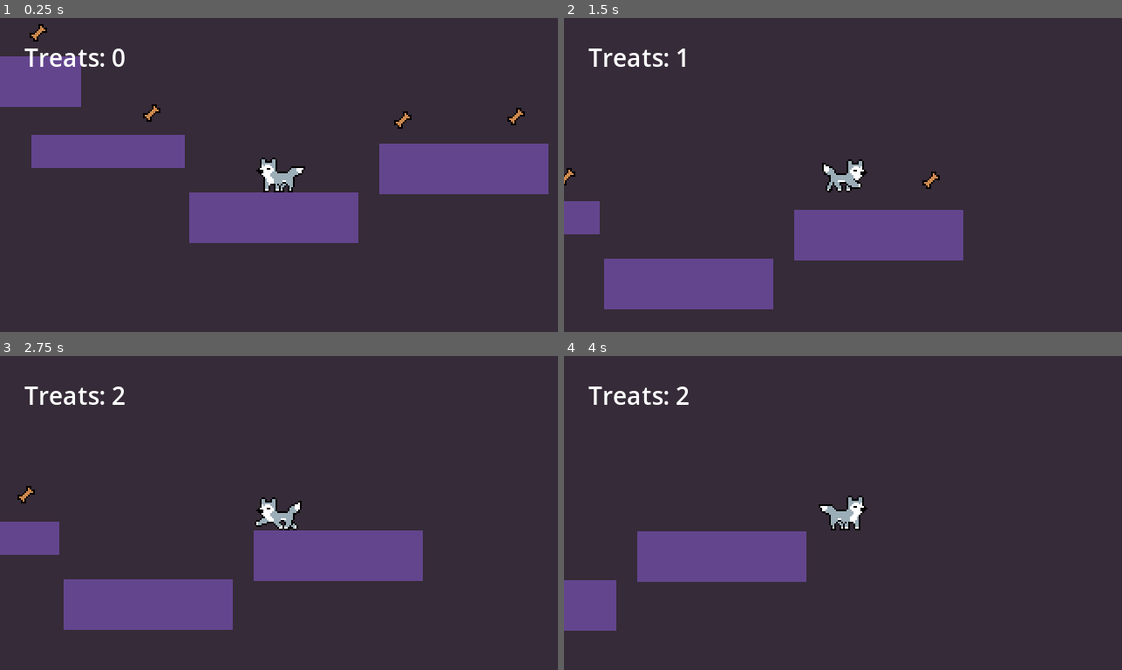
Above: before the commit, frames 1-4 (two rows, left to right).
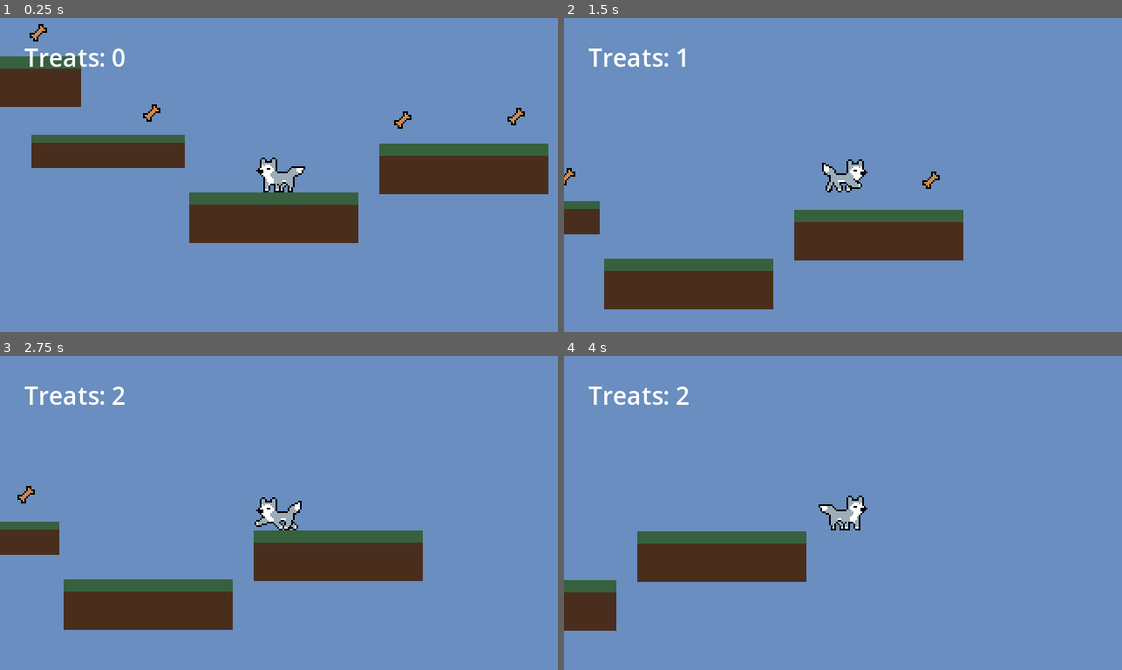
Above: after the commit, the same moments.

Repository: K1aymore/HGD-2023-Godot-Example
Game: Godot game, scene res://world.tscn
The game is run twice, just before and just after one commit, with the same random seed, the same clock (stepped at 60 frames per second) and the same inputs.
Inputs:
- Up to frame 1 (0.25 s): no input
- Up to frame 2 (1.5 s): hold Right (ui_right) from 0.53 s (still down); tap Up (ui_up) at 0.77 s
- Up to frame 3 (2.75 s): tap Up (ui_up) at 1.52 s; release Right (ui_right) at 2.03 s; hold Left (ui_left) from 2.03 s (still down)
- Up to frame 4 (4 s): release Left (ui_left) at 2.78 s; hold Right (ui_right) from 2.78 s (still down); tap Up (ui_up) at 3.02, 3.77 s

The runs differ from the first frame. In frame 1, 99% of the frame differs, in the area x 0-100%, y 0-100%; in frame 2, 99%; in frame 3, 99%; in frame 4, 99%.

Commit message:
Change theme to realistic/dirt

Diff:
--- a/block.tscn
+++ b/block.tscn
@@ -4,11 +4,13 @@
 size = Vector2(64, 64)
 
 [sub_resource type="Gradient" id="Gradient_w8ln3"]
-offsets = PackedFloat32Array(0.567742)
-colors = PackedColorArray(0.38864, 0.2744, 0.56, 1)
+interpolation_mode = 1
+offsets = PackedFloat32Array(0, 0.232258)
+colors = PackedColorArray(0.2166, 0.38, 0.246557, 1, 0.29, 0.181637, 0.1189, 1)
 
 [sub_resource type="GradientTexture2D" id="GradientTexture2D_ydeuu"]
 gradient = SubResource("Gradient_w8ln3")
+fill_to = Vector2(0, 1)
 
 [node name="Block" type="StaticBody2D"]
 
--- a/world.tscn
+++ b/world.tscn
@@ -19,7 +19,7 @@
 anchor_bottom = 1.0
 grow_horizontal = 2
 grow_vertical = 2
-color = Color(0.211765, 0.168627, 0.219608, 1)
+color = Color(0.411765, 0.556863, 0.74902, 1)
 
 [node name="Player" parent="." instance=ExtResource("1_yh800")]
 position = Vector2(121, 91)
